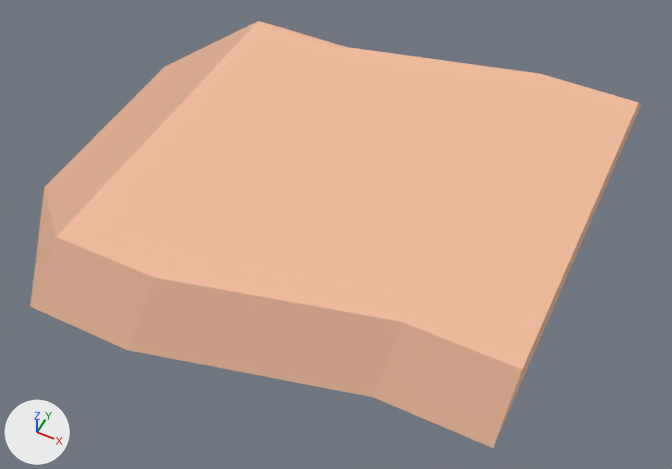
The glTF model assets/nature_kit/crops_dirtRowEnd.glb, before and after one commit.
The view is the same before and after, from a 50 mm lens placed at (0.563, -0.738, 0.744), pointed at (0.234, -0.08, -0.078). Arrows for +X, +Y and +Z are at lower left; the lights stay in place. The older version comes first. Where no turn or scale is listed for an object, it has been applied to the vertices.

The scene before the commit, as lines of its bpy script (objects in view):
```python
mat_dirt = principled_material('dirt')
mat_dirt.base_color = (0.886, 0.514, 0.341)  # beige #f2be9e
mat_dirt.metallic = 0.05
mat_dirt.roughness = 0.85
mat_dirtdark = principled_material('dirtDark')
mat_dirtdark.base_color = (0.71, 0.408, 0.271)  # beige #dbab8e
mat_dirtdark.metallic = 0.05
mat_dirtdark.roughness = 0.85
me_mesh_crops_dirtrowend = bpy.data.meshes.new('Mesh crops_dirtRowEnd')
me_mesh_crops_dirtrowend.from_pydata(...)  # 18 vertices, 32 faces; spans x -0.1..0.5, y -0.341..0.279, z 0.0..0.05
# faces by material slot: [16, 16]
me_mesh_crops_dirtrowend.materials.append(mat_dirtdark)  # beige #dbab8e
me_mesh_crops_dirtrowend.materials.append(mat_dirt)  # beige #f2be9e
ob_crops_dirtrowend = bpy.data.objects.new('crops_dirtRowEnd', me_mesh_crops_dirtrowend)
ob_crops_dirtrowend.location = (0.0, 0.0, -0.05)
```
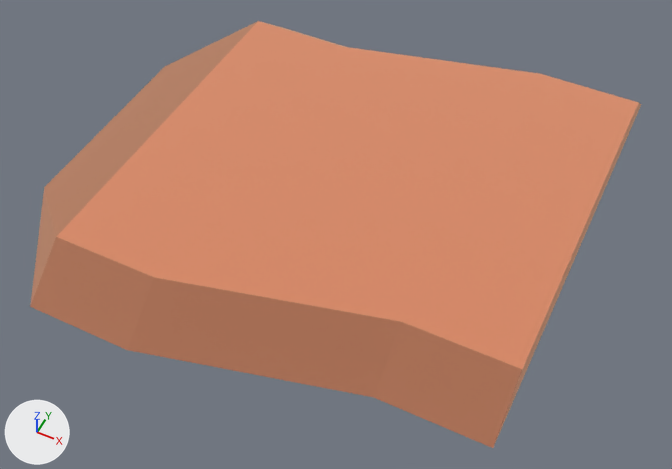
Changed parts and their boxes [x1, y1, x2, y2] in the pictures (672 x 469 px):
'crops_dirtRowEnd', surface changed (darker): [30, 21, 641, 448] in both

Patch to the scene script:
```diff
--- a/assets/nature_kit/crops_dirtRowEnd.glb.py
+++ b/assets/nature_kit/crops_dirtRowEnd.glb.py
@@ mat_dirtdark @@
 mat_dirtdark.base_color = (0.71, 0.408, 0.271)  # beige #dbab8e
-mat_dirtdark.metallic = 0.05
-mat_dirtdark.roughness = 0.85
+mat_dirtdark.metallic = 1.0
+mat_dirtdark.roughness = 1.0
@@ mat_dirt @@
 mat_dirt.base_color = (0.886, 0.514, 0.341)  # beige #f2be9e
-mat_dirt.metallic = 0.05
-mat_dirt.roughness = 0.85
+mat_dirt.metallic = 1.0
+mat_dirt.roughness = 1.0
@@ ob_tmpparent @@
-ob_tmpparent = bpy.data.objects.new('tmpParent', None)
-ob_tmpparent.location = (0.0, 0.0, 0.0)
```
